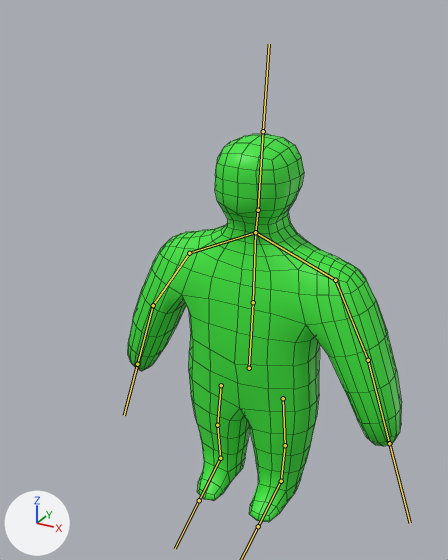
Two versions of the FBX model GMTK2025/Assets/GMTK2025/Models/human.fbx, one commit apart.
The view is the same before and after, from a 50 mm camera at (1.11, -2.3, 2.31) aimed at (-0.1, -0.09, 1.21). Arrows for +X, +Y and +Z are at lower left; the lights stay in place. The bones that bend it are drawn over the model as lines. Mesh edges are drawn as thin lines.
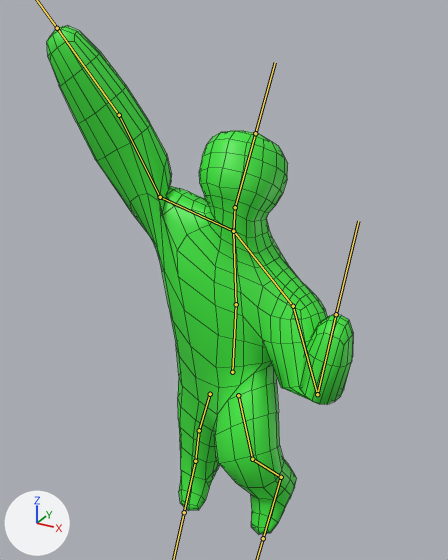
The newer file adds an action. The first version stands in its rest pose; the second is drawn at frame 1 of the action 'Armature|climbRight'.

Boxes [x1, y1, x2, y2] around the edits, measured in the pictures (448 x 560 px):
```json
{"object": "Cube", "change": "posed", "before": [128, 134, 402, 522], "after": [47, 26, 353, 534], "on screen": "12% wider, 31% taller"}
{"bone": "Pelvis", "before": "(249, 368) to (253, 302)", "after": "(232, 372) to (236, 304)"}
{"bone": "MiddleSpine", "before": "(253, 302) to (255, 232)", "after": "(236, 304) to (233, 231)"}
{"bone": "Bone.002", "before": "(255, 232) to (335, 280)", "after": "(233, 231) to (293, 306)"}
{"bone": "LeftArm", "before": "(335, 280) to (368, 360)", "after": "(293, 306) to (317, 394)"}
{"bone": "LeftElbow", "before": "(368, 360) to (389, 443)", "after": "(317, 394) to (336, 314)"}
{"bone": "Bone.008", "before": "(255, 232) to (189, 253)", "after": "(233, 231) to (160, 197)"}
{"bone": "RightArm", "before": "(189, 253) to (153, 305)", "after": "(160, 197) to (119, 115)"}
{"bone": "Head", "before": "(258, 210) to (263, 131)", "after": "(235, 207) to (255, 133)"}
{"bone": "LeftHip", "before": "(283, 398) to (285, 445)", "after": "(238, 395) to (252, 459)"}
{"bone": "LeftKnee", "before": "(285, 445) to (281, 481)", "after": "(252, 459) to (281, 477)"}
{"bone": "RightHip", "before": "(221, 385) to (217, 425)", "after": "(210, 394) to (199, 430)"}
{"bone": "RightFoot", "before": "(220, 458) to (199, 500)", "after": "(195, 461) to (184, 512)"}
```

The change, as JSON lines over the scene's bpy script:
```json
{"block": "bone_pelvis", "where": "bone_pelvis = bpy.data.objects['Armature'].pose.bones['Pelvis']"}
{"op": "set", "path": "bone_pelvis.location", "old": "(0.0, 0.0, 0.0)", "new": "(-0.025, 0.029, 0.123)"}
{"block": "bone_middlespine", "where": "bone_middlespine = bpy.data.objects['Armature'].pose.bones['MiddleSpine']  # child of 'Pelvis'"}
{"op": "set", "path": "bone_middlespine.rotation_quaternion", "old": "(1.0, 0.0, 0.0, 0.0)", "new": "(0.999, -0.003, -0.019, 0.032)", "note": "degrees (0, 0, 0) -> degrees (0, -2, 4)"}
{"block": "bone_bone_002", "where": "bone_bone_002 = bpy.data.objects['Armature'].pose.bones['Bone.002']  # child of 'MiddleSpine'"}
{"op": "set", "path": "bone_bone_002.rotation_quaternion", "old": "(1.0, 0.0, 0.0, 0.0)", "new": "(0.97, -0.025, 0.017, -0.243)", "note": "degrees (0, 0, 0) -> degrees (-3, 1, -28)"}
{"block": "bone_leftarm", "where": "bone_leftarm = bpy.data.objects['Armature'].pose.bones['LeftArm']  # child of 'Bone.002'"}
{"op": "set", "path": "bone_leftarm.rotation_quaternion", "old": "(1.0, 0.0, 0.0, 0.0)", "new": "(0.965, 0.125, 0.082, 0.216)", "note": "degrees (0, 0, 0) -> degrees (16, 6, 26)"}
{"block": "bone_leftelbow", "where": "bone_leftelbow = bpy.data.objects['Armature'].pose.bones['LeftElbow']  # child of 'LeftArm'"}
{"op": "set", "path": "bone_leftelbow.rotation_quaternion", "old": "(1.0, 0.0, 0.0, 0.0)", "new": "(0.239, -0.135, 0.136, 0.952)", "note": "degrees (0, 0, 0) -> degrees (12, 19, 154)"}
{"block": "bone_bone_008", "where": "bone_bone_008 = bpy.data.objects['Armature'].pose.bones['Bone.008']  # child of 'MiddleSpine'"}
{"op": "set", "path": "bone_bone_008.rotation_quaternion", "old": "(1.0, 0.0, 0.0, 0.0)", "new": "(0.927, 0.056, 0.078, -0.363)", "note": "degrees (0, 0, 0) -> degrees (3, 11, -43)"}
{"block": "bone_rightarm", "where": "bone_rightarm = bpy.data.objects['Armature'].pose.bones['RightArm']  # child of 'Bone.008'"}
{"op": "set", "path": "bone_rightarm.rotation_quaternion", "old": "(1.0, 0.0, 0.0, 0.0)", "new": "(0.574, 0.504, 0.505, -0.402)", "note": "degrees (0, 0, 0) -> degrees (96, 80, 16)"}
{"block": "bone_head", "where": "bone_head = bpy.data.objects['Armature'].pose.bones['Head']  # child of 'Neck'"}
{"op": "set", "path": "bone_head.rotation_quaternion", "old": "(1.0, 0.0, 0.0, 0.0)", "new": "(0.957, -0.289, 0.034, -0.006)", "note": "degrees (0, 0, 0) -> degrees (-34, 4, -2)"}
{"block": "bone_lefthip", "where": "bone_lefthip = bpy.data.objects['Armature'].pose.bones['LeftHip']"}
{"op": "set", "path": "bone_lefthip.location", "old": "(0.0, 0.0, 0.0)", "new": "(0.246, -0.145, -0.101)"}
{"op": "set", "path": "bone_lefthip.rotation_quaternion", "old": "(1.0, 0.0, 0.0, 0.0)", "new": "(0.953, 0.196, -0.062, -0.223)", "note": "degrees (0, 0, 0) -> degrees (24, -2, -27)"}
{"block": "bone_leftknee", "where": "bone_leftknee = bpy.data.objects['Armature'].pose.bones['LeftKnee']  # child of 'LeftHip'"}
{"op": "set", "path": "bone_leftknee.rotation_quaternion", "old": "(1.0, 0.0, 0.0, 0.0)", "new": "(0.87, -0.015, 0.163, 0.464)", "note": "degrees (0, 0, 0) -> degrees (7, 17, 57)"}
{"block": "bone_righthip", "where": "bone_righthip = bpy.data.objects['Armature'].pose.bones['RightHip']"}
{"op": "set", "path": "bone_righthip.location", "old": "(0.0, 0.0, 0.0)", "new": "(0.004, 0.058, 0.053)"}
{"op": "set", "path": "bone_righthip.rotation_quaternion", "old": "(1.0, 0.0, 0.0, 0.0)", "new": "(0.997, 0.078, -0.008, -0.026)", "note": "degrees (0, 0, 0) -> degrees (9, -1, -3)"}
{"block": "bone_rightfoot", "where": "bone_rightfoot = bpy.data.objects['Armature'].pose.bones['RightFoot']  # child of 'RightKnee'"}
{"op": "set", "path": "bone_rightfoot.rotation_quaternion", "old": "(1.0, 0.0, 0.0, 0.0)", "new": "(0.976, -0.185, 0.035, -0.108)", "note": "degrees (0, 0, 0) -> degrees (-22, 2, -13)"}
```
